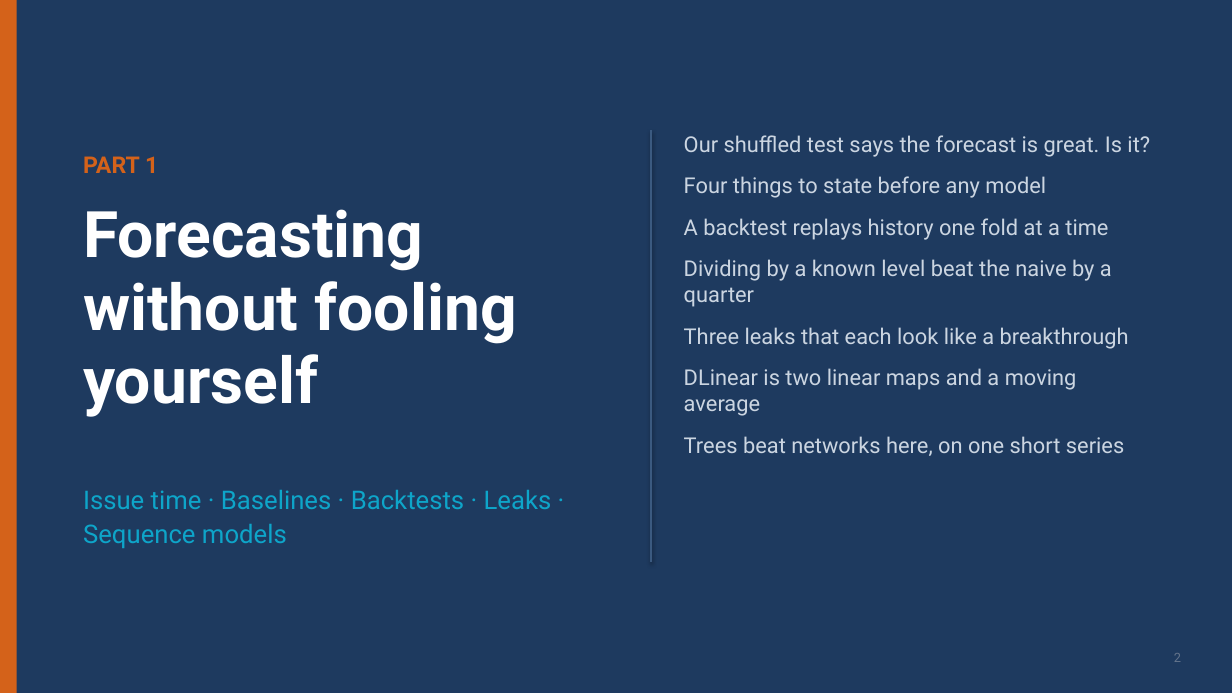
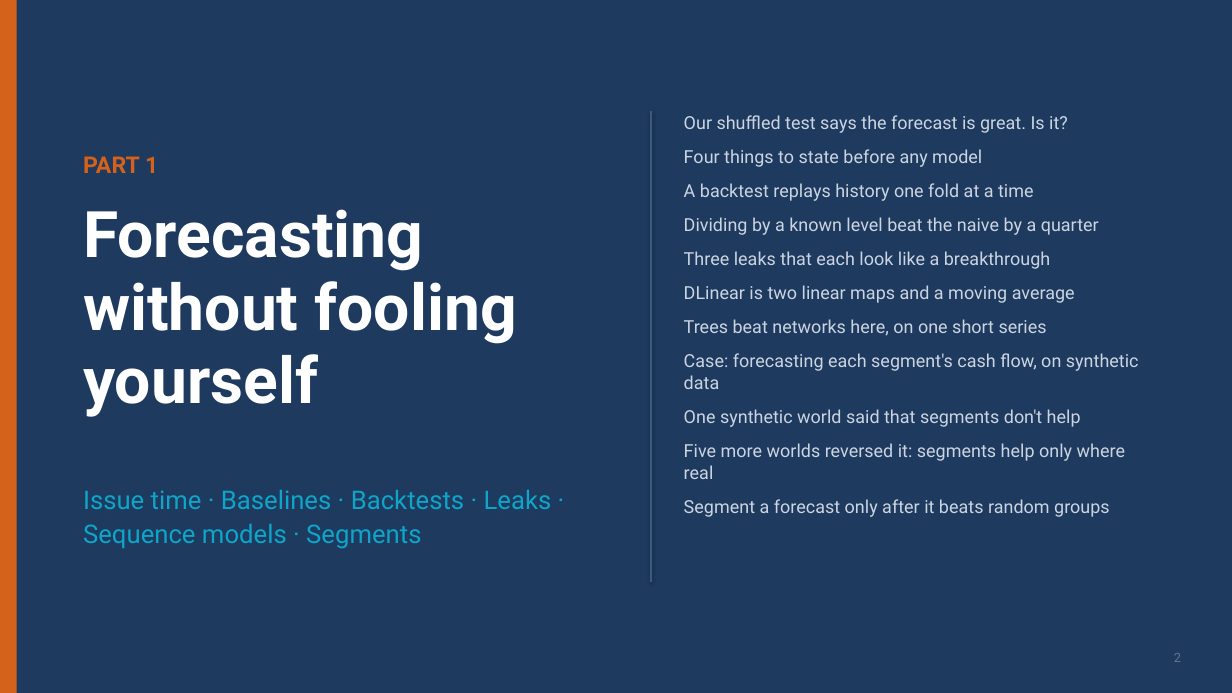
Before and after one commit to ramseywise/learn-ai-engineering, a slide deck: slide 2 of data-science/05-time-series-and-recommenders/slides/time-series-and-recommenders.pptx. Drawn at 1232x693 pixels with LibreOffice and Linux fonts; fonts in the diff are those of the drawing. Boxes give left, top, right and bottom in pixels: in the first picture for what was removed or moved away, otherwise in the second. Text is boxed around its words. In the diff, an @@ line names an element or a change of style, - is before the commit and + after.

Commit message:
Refactor NLP and Time Series slides with updated content and improved clarity
- Updated slide content in NLP deck to enhance understanding of preprocessing impacts, model evaluation, and feature selection.
- Revised titles and added recall questions for better engagement and retention.
- Enhanced the Time Series and Recommenders deck with new case studies and clarified explanations of segment forecasting.
- Improved the build_deck script to accommodate new color accents for better visual distinction in presentations.
- Updated PDF and PPTX files for both NLP and Time Series slides to reflect the latest changes.

```diff
--- a/data-science/05-time-series-and-recommenders/slides/time-series-and-recommenders.pptx
+++ b/data-science/05-time-series-and-recommenders/slides/time-series-and-recommenders.pptx
@@ line moved from (652, 130) - (652, 563) to (652, 111) - (652, 582) @@
@@ text at box(684, 115, 1099, 336): size 17 to 14 pt in "Our shuffled test says the forecast is ...", "Four things to state before any model", "A backtest replays history one fold at ...", "Dividing by a known level beat the ..." and 3 more places; less space between paragraphs @@
@@ text "Our shuffled test says the ...": place and size @@
-text "Our shuffled test says the ..." at box(684, 135, 1150, 456)
+text "Our shuffled test says the ..." at box(684, 115, 1139, 517)
@@ text at box(684, 353, 1139, 517): paragraphs added @@
+Case: forecasting each segment's cash flow, on synthetic data
+One synthetic world said that segments don't help
+Five more worlds reversed it: segments help only where real
+Segment a forecast only after it beats random groups
@@ text at box(83, 490, 552, 548): text changed @@
-Issue time · Baselines · Backtests · Leaks · Sequence models
+Issue time · Baselines · Backtests · Leaks · Sequence models · Segments
```
Also in this commit, not shown: 20 other slides changed, 5 slides added, 18 other files.
